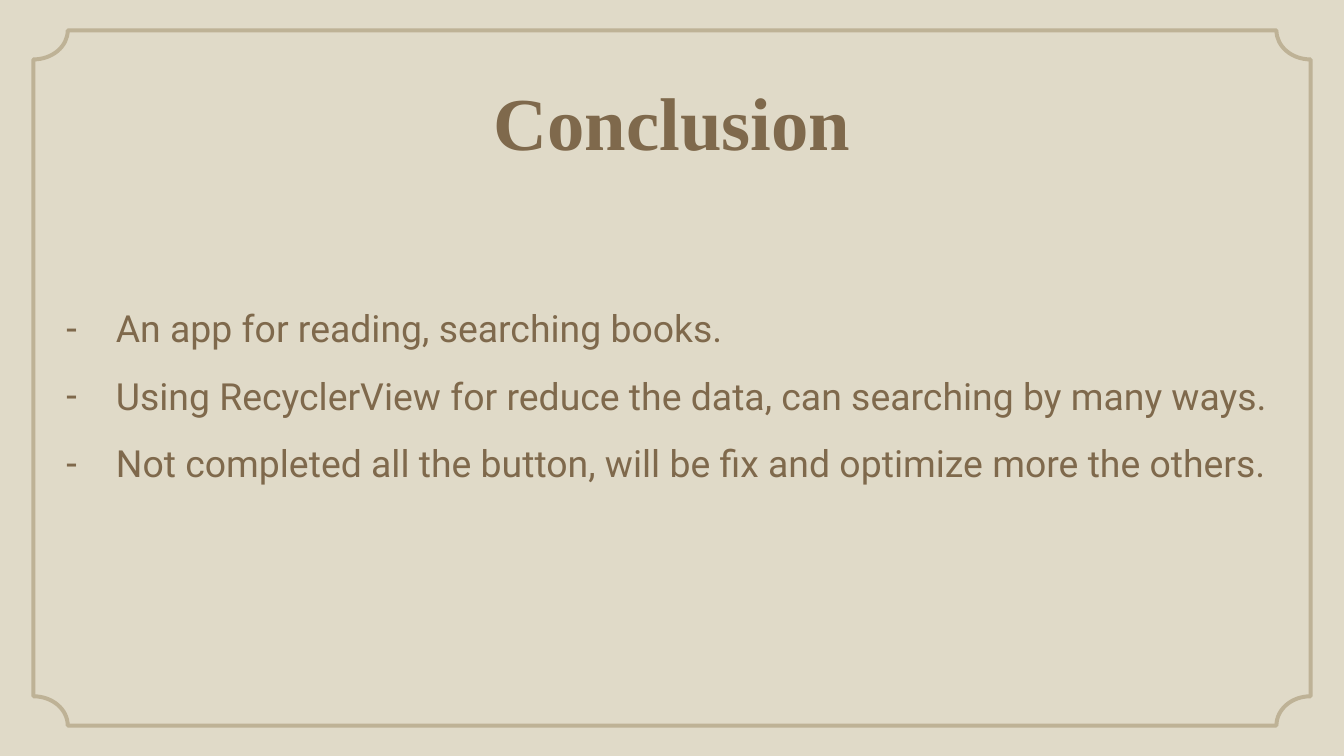
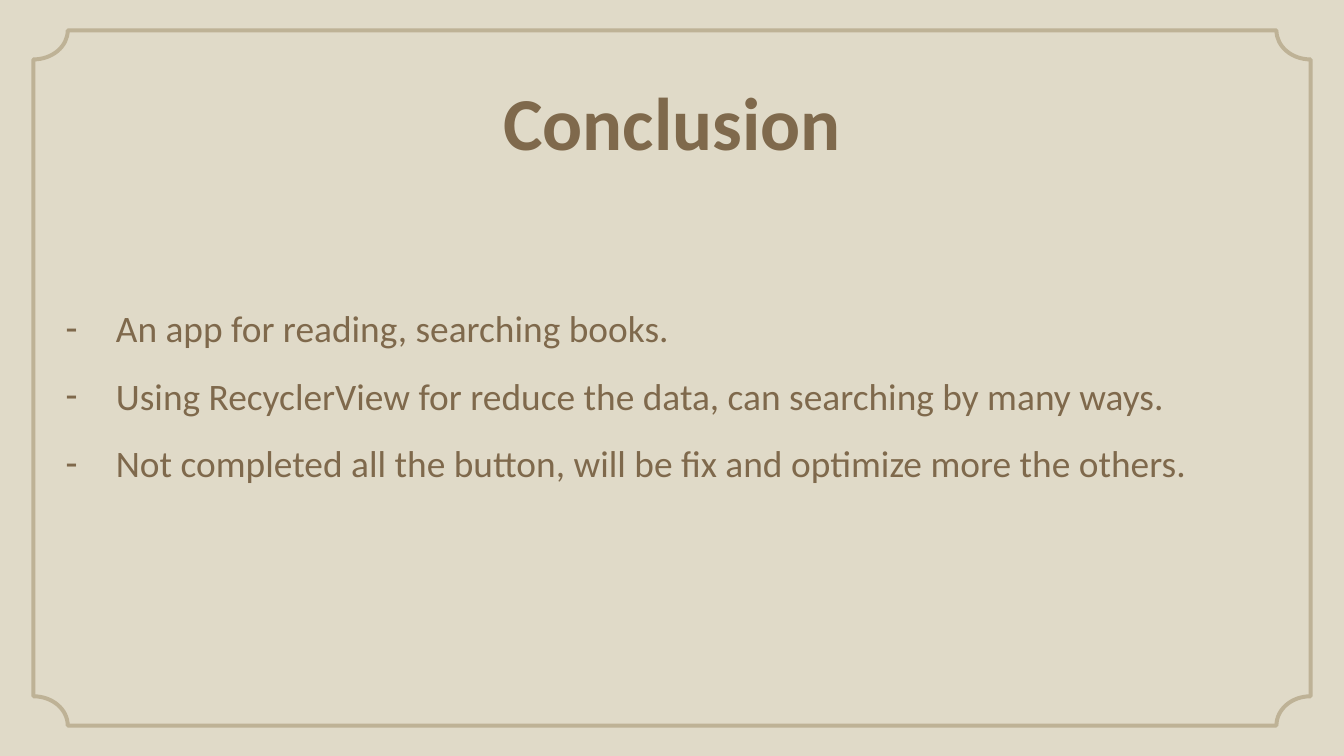
Before and after one commit to nguyenthanhnam2901/Librarymobile, a slide deck: slide 20 of Library.pptx (slide 16 before the commit). Drawn at 1344x756 pixels with LibreOffice and Linux fonts; fonts in the diff are those of the drawing; background and template pictures are left out. Boxes give left, top, right and bottom in pixels: in the first picture for what was removed or moved away, otherwise in the second. Text is boxed around its words. In the diff, an @@ line names an element or a change of style, - is before the commit and + after.

```diff
--- a/Library.pptx
+++ b/Library.pptx
@@ title "Conclusion" at (503,97,840,151): font Times New Roman to Calibri @@
@@ text "An app for reading, searching ..." at (116,316,1186,483): font Roboto to Calibri @@
```
Also in this commit, not shown: 14 other slides changed, 6 slides added, 2 slides removed.
